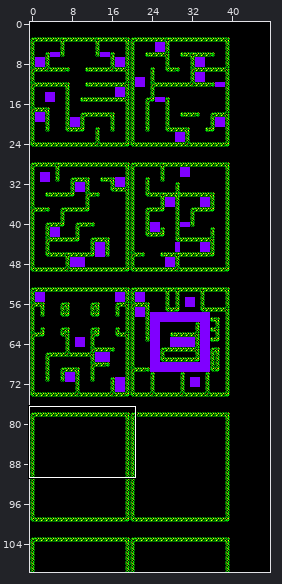
Two versions of a level (Tiled map, game/assets/mapa.tmx). The picture above shows the old version from afar; the outline marks the close-up.
Close-up. Before the commit:
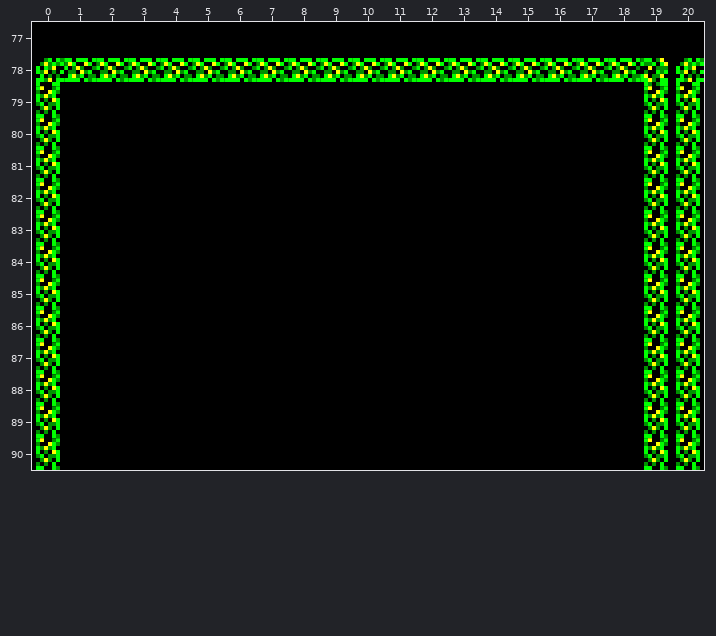
Cells are 8x8 px. Shown: x 0..20, y 77..90. The commit also changed other parts of the map, which this record leaves out.
The result:
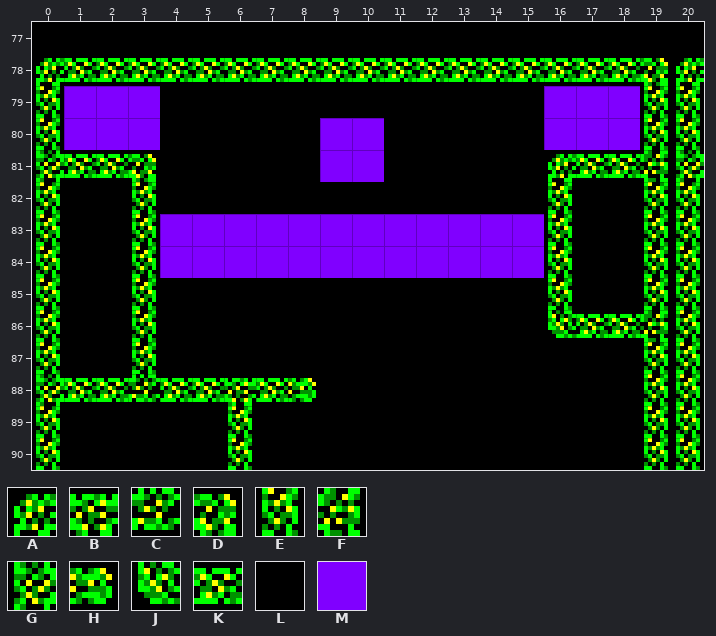
Key: from "tiles": A 0, B 1, C 2, D 3, E 4, F 7, G 8, H 9, J 12, K 13, L 36, M 37.
_ is an empty cell.
Tiles replaced or removed in this view: E, L.
The exact change:
Changed rows in their new state; . is an unchanged cell.
Layer "Capa de patrones 1":
first column x 0:
79 .MMM............MMM..
80 .MMM.....MM.....MMM..
81 GKKD.....MM.....AKKFG
82 ...E............E....
83 ...EMMMMMMMMMMMME....
84 ...EMMMMMMMMMMMME....
85 ...E............E....
86 ...E............JKKF.
87 ...E.................
88 GKKCKKBKH............
89 ......E..............
90 ......E..............
Where, in picture pixels (left, top, right, bottom), the same in both close-ups:
changed: (36, 86, 704, 470)
